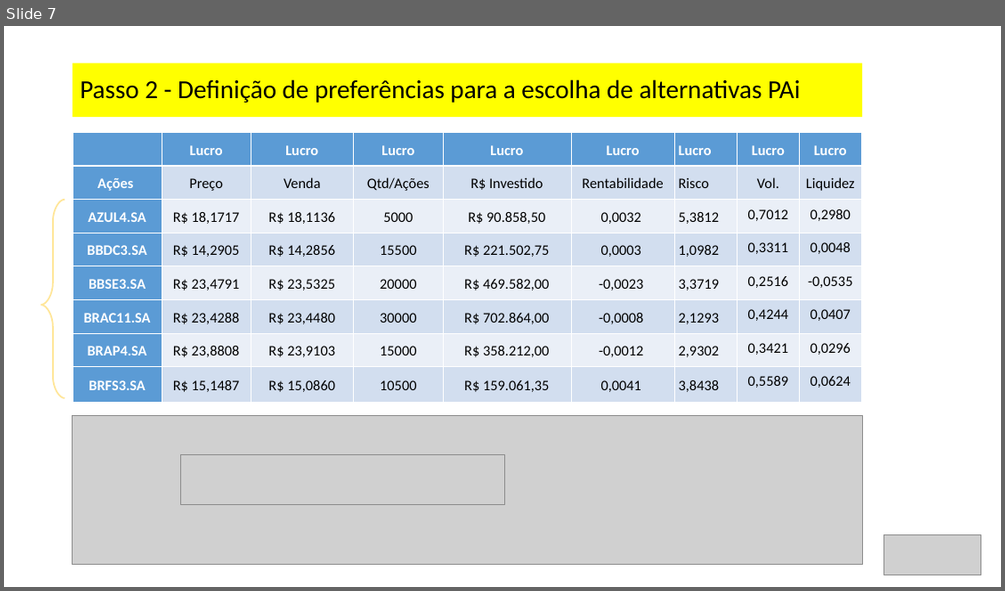
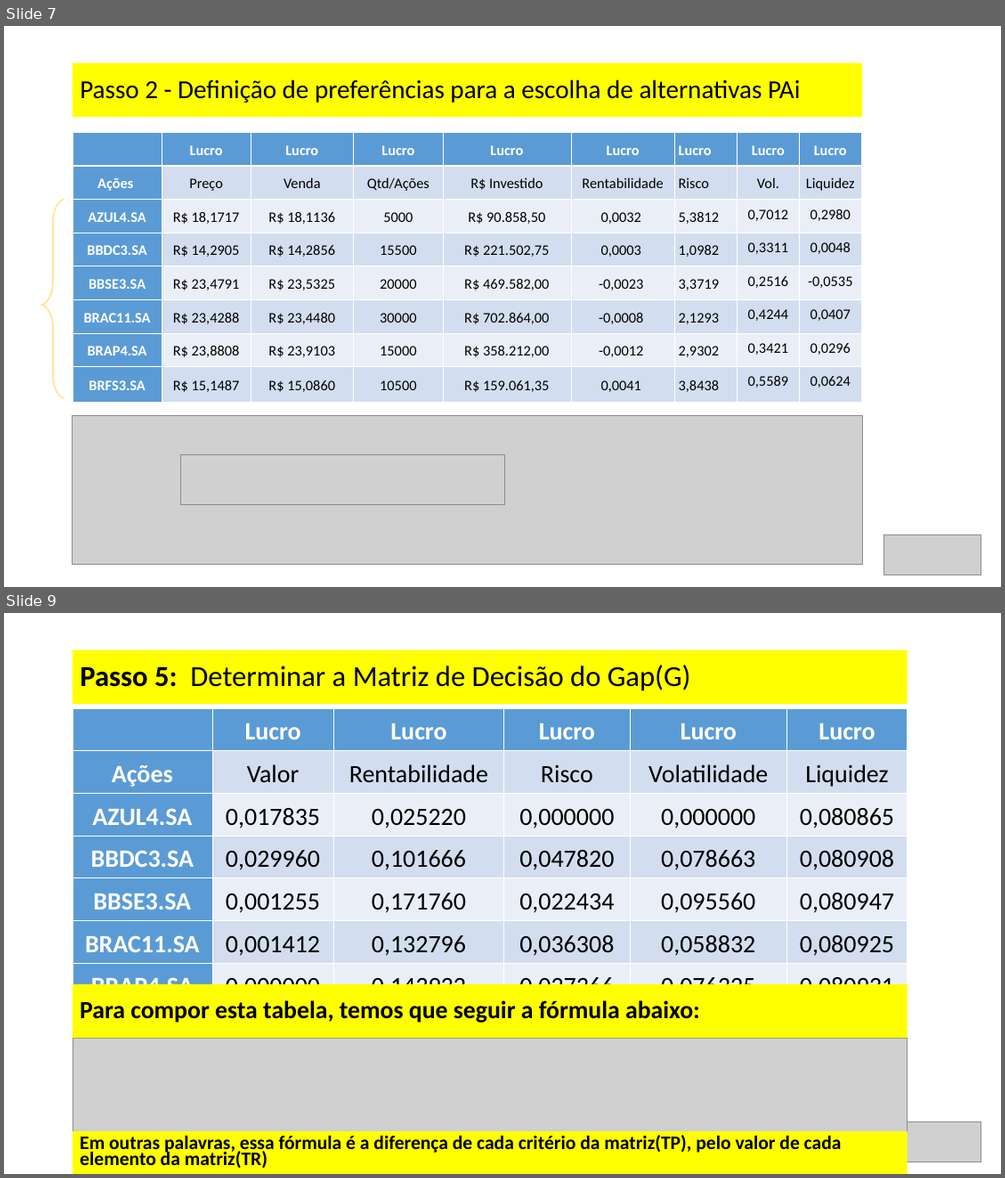
Before and after one commit to WanderleiBolzan/Apresentacao, a slide deck: Template Apresentação_TCC.ppt. Shown one above the other, each under a label of ours: slide 7 before the commit, slides 7 and 9 after it; the slides between them are not shown. The pictures are 1005x591 and 1005x1178 pixels, drawn with LibreOffice and Linux fonts; fonts in the diff are those of the drawing; grey boxes stand for pictures; background and template pictures are left out. Boxes give left, top, right and bottom in pixels: in the first picture for what was removed or moved away, otherwise in the second. Text is boxed around its words. In the diff, an @@ line names an element or a change of style, - is before the commit and + after.

Commit message:
atualização 2 - Inclusão de Novas matrizes

```diff
--- a/Template Apresentação_TCC.ppt
+++ b/Template Apresentação_TCC.ppt
@@ slide 9 added at box(4, 613, 1001, 1174), background picture (left out) @@
@@ title added at box(73, 649, 906, 704), fill #FFFF00, 28 pt, text #000000 @@
+Passo 5: Determinar a Matriz de Decisão do Gap(G)
@@ table added at box(73, 708, 907, 1046), 8 rows, 6 columns @@
+ | Lucro | Lucro | Lucro | Lucro | Lucro
+Ações | Valor | Rentabilidade | Risco | Volatilidade | Liquidez
+AZUL4.SA | 0,017835 | 0,025220 | 0,000000 | 0,000000 | 0,080865
+BBDC3.SA | 0,029960 | 0,101666 | 0,047820 | 0,078663 | 0,080908
+BBSE3.SA | 0,001255 | 0,171760 | 0,022434 | 0,095560 | 0,080947
+BRAC11.SA | 0,001412 | 0,132796 | 0,036308 | 0,058832 | 0,080925
+BRAP4.SA | 0,000000 | 0,143932 | 0,027366 | 0,076325 | 0,080931
+BRFS3.SA | 0,027279 | 0,000000 | 0,017165 | 0,030245 | 0,080851
@@ rectangle added at box(73, 983, 906, 1038), fill #FFFF00, 23.8 pt, text #000000, bold @@
+Para compor esta tabela, temos que seguir a fórmula abaixo:
@@ picture added at box(73, 1038, 906, 1131) @@
@@ rectangle added at box(73, 1131, 906, 1174), fill #FFFF00, 18.5 pt, text #000000, bold @@
+Em outras palavras, essa fórmula é a diferença de cada critério da matriz(TP), pelo valor de cada elemento da matriz(TR)
@@ picture added at box(883, 1122, 979, 1161) @@
```
Also in this commit, not shown: 2 slides changed.
